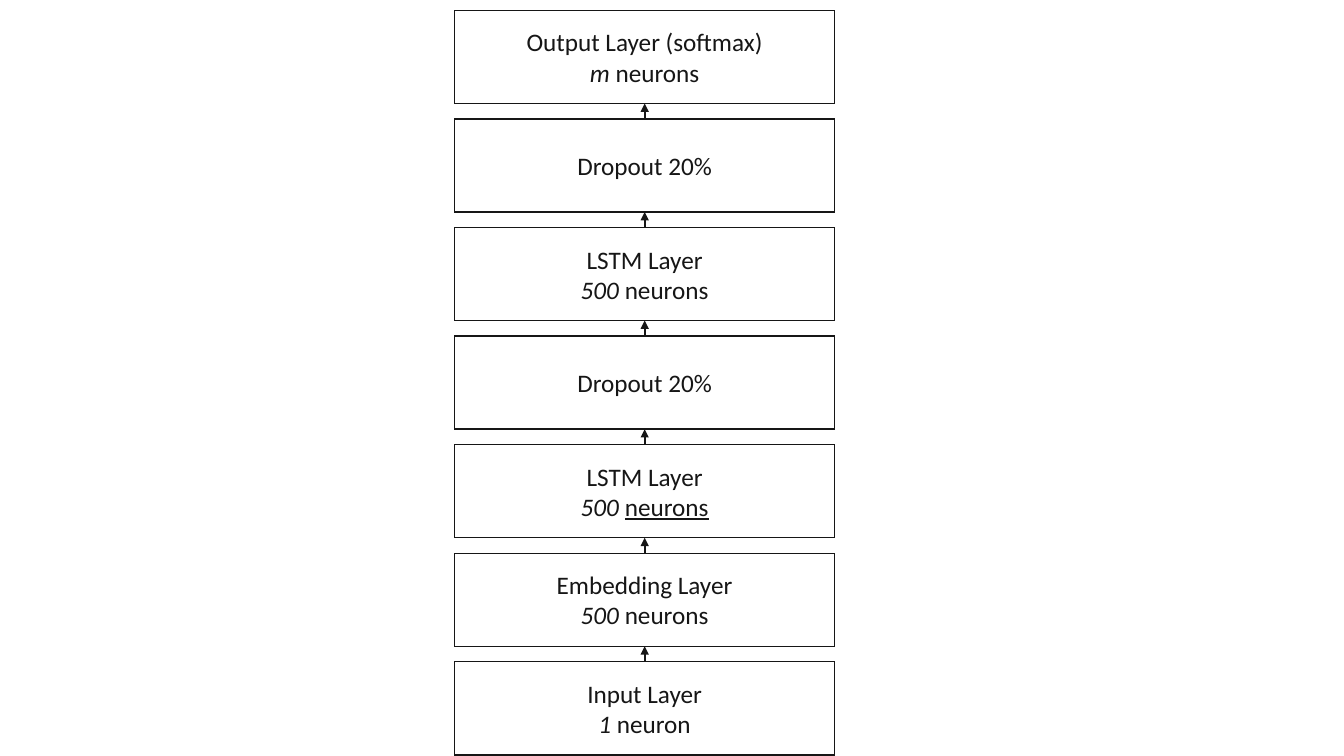
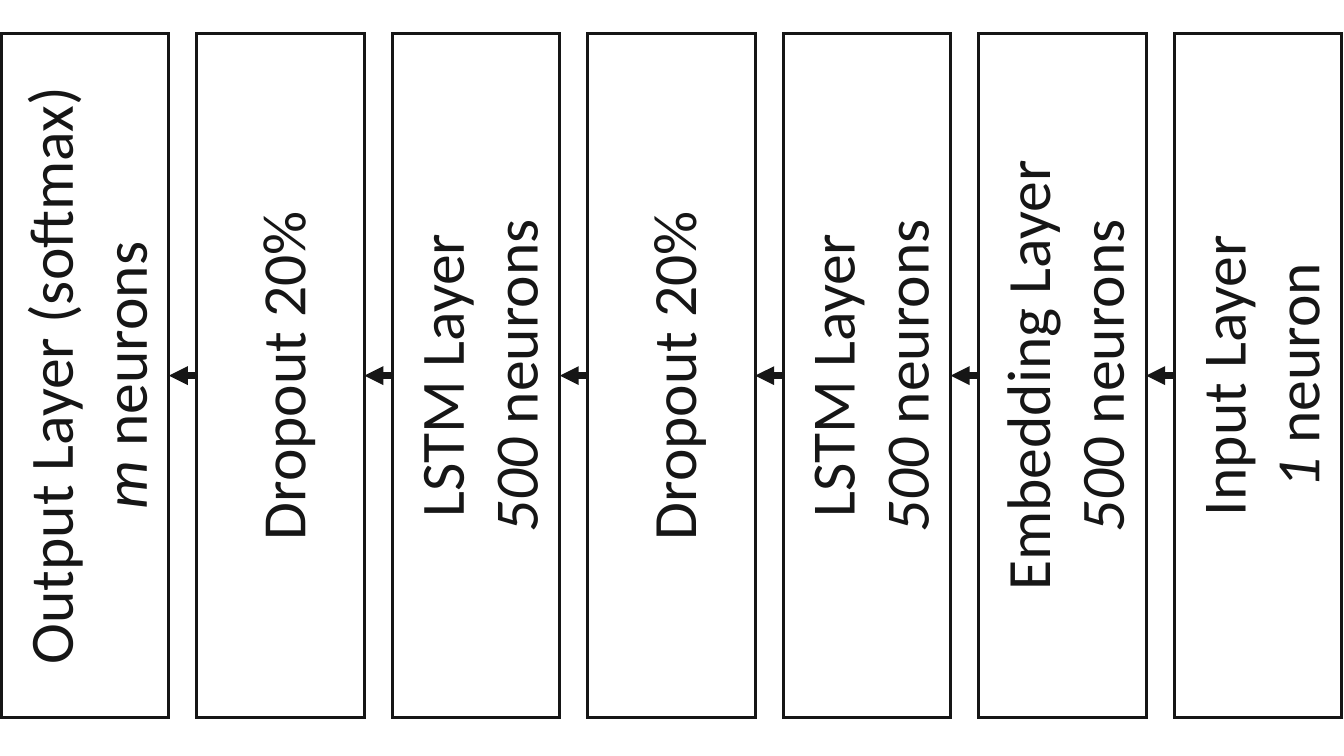
Before and after one commit to flxw/master-thesis-latex, a slide deck: slide 1 of gfx/Thesis figures.pptx. Drawn at 1344x756 pixels with LibreOffice and Linux fonts; fonts in the diff are those of the drawing. Boxes give left, top, right and bottom in pixels: in the first picture for what was removed or moved away, otherwise in the second. Text is boxed around its words. In the diff, an @@ line names an element or a change of style, - is before the commit and + after.

```diff
--- a/gfx/Thesis figures.pptx
+++ b/gfx/Thesis figures.pptx
@@ size 18 to 44 pt; outline #161616 1 pt to #161616 2.25 pt; rotation 0 to 270 degrees in 6 elements at bbox=[588, 34, 756, 718], bbox=[393, 34, 560, 718], bbox=[980, 34, 1147, 718], bbox=[2, 34, 169, 718], bbox=[1175, 34, 1342, 718], bbox=[197, 34, 364, 718] @@
@@ rectangle "LSTM Layer" at bbox=[784, 34, 951, 718]: size 18 to 44 pt; underline off in "neurons"; outline #161616 1 pt to #161616 2.25 pt; rotation 0 to 270 degrees @@
@@ arrow removed from (645, 119) to (645, 104) @@
@@ arrow removed from (645, 228) to (645, 212) @@
@@ arrow added from (197, 376) to (169, 376), #161616 4.5 pt @@
@@ arrow added from (392, 376) to (364, 376), #161616 4.5 pt @@
@@ arrow moved from (645, 336) - (645, 321) to (588, 376) - (560, 376) @@
@@ arrow (588, 376) - (560, 376): stroke #161616 1.5 pt to #161616 4.5 pt @@
@@ arrow moved from (645, 445) - (645, 430) to (783, 376) - (755, 376) @@
@@ arrow (783, 376) - (755, 376): stroke #161616 1.5 pt to #161616 4.5 pt @@
@@ arrow added from (979, 376) to (951, 376), #161616 4.5 pt @@
@@ arrow added from (1175, 376) to (1146, 376), #161616 4.5 pt @@
@@ arrow removed from (645, 554) to (645, 537) @@
@@ arrow removed from (645, 662) to (645, 646) @@
```
Also in this commit, not shown: 4 other slides changed, 25 other files.
